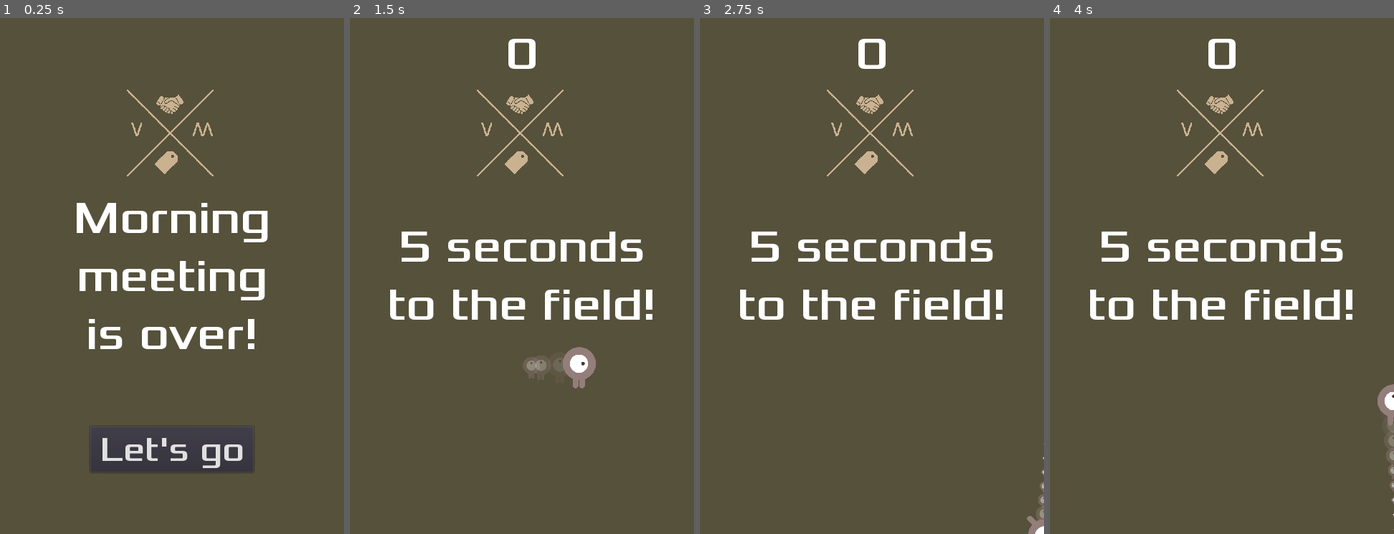
Above: before the commit, frames 1-4 (left to right).
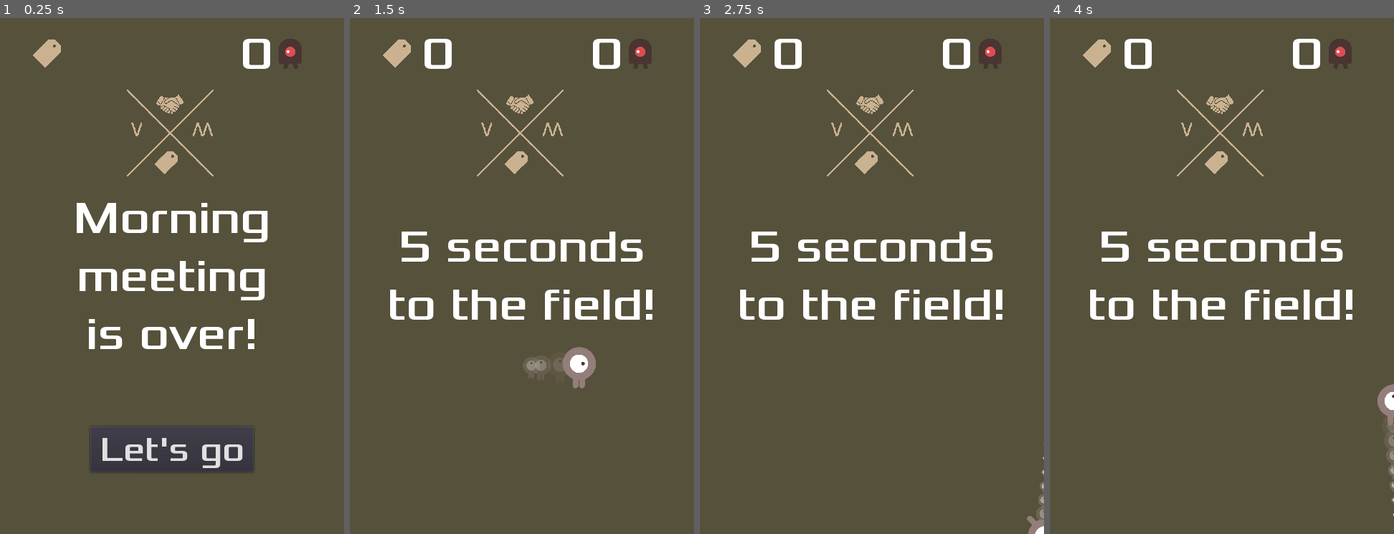
Above: after the commit, the same moments.

Repository: xbilliebobx/Dodge-The-Creeps-Public
Game: Godot game, scene res://Main.tscn
The game is run twice, just before and just after one commit, with the same random seed, the same clock (stepped at 60 frames per second) and the same inputs.
Inputs:
- Up to frame 1 (0.25 s): no input
- Up to frame 2 (1.5 s): click "Let's go" at 0.5 s; tap Enter at 1.25 s; hold Right (ui_right) from 1.28 s (still down)
- Up to frame 3 (2.75 s): release Right (ui_right) at 2.03 s; hold Down (ui_down) from 2.03 s (still down)
- Up to frame 4 (4 s): release Down (ui_down) at 2.78 s; hold Right (ui_right) 2.78-3.53 s; tap Space at 3.5 s; hold Up (ui_up) from 3.53 s (still down)

The runs differ from the first frame. In frame 1, 0.9% of the frame differs, in the area x 9-88%, y 4-10%; in frame 2, 1.4%; in frame 3, 1.4%; in frame 4, 1.4%.

Commit message:
MobScore added

Diff:
--- a/HUD.gd
+++ b/HUD.gd
@@ -23,6 +23,9 @@
 func update_score(score):
 	$ScoreLabel.text = str(score)
 
+func update_mobscore(mobscore):
+	$MobLabel.text = str(mobscore)
+
 func _on_MessageTimer_timeout():
 	$MessageLabel.hide()
 
--- a/HUD.tscn
+++ b/HUD.tscn
@@ -1,7 +1,9 @@
-[gd_scene load_steps=8 format=2]
+[gd_scene load_steps=12 format=2]
 
 [ext_resource path="res://HUD.gd" type="Script" id=1]
 [ext_resource path="res://Assest/fonts/Xolonium-Regular.ttf" type="DynamicFontData" id=2]
+[ext_resource path="res://Assest/art/enemyWalking_2.png" type="Texture" id=3]
+[ext_resource path="res://Assest/art/Tag.png" type="Texture" id=4]
 
 [sub_resource type="DynamicFontData" id=1]
 font_path = "res://Assest/fonts/Xolonium-Regular.ttf"
@@ -11,29 +13,47 @@
 outline_color = Color( 0.0862745, 0.847059, 0.709804, 1 )
 font_data = SubResource( 1 )
 
-[sub_resource type="DynamicFont" id=3]
+[sub_resource type="DynamicFontData" id=3]
+font_path = "res://Assest/fonts/Xolonium-Regular.ttf"
+
+[sub_resource type="DynamicFont" id=4]
+size = 64
+font_data = SubResource( 3 )
+
+[sub_resource type="DynamicFont" id=5]
 size = 64
 font_data = ExtResource( 2 )
 
-[sub_resource type="DynamicFontData" id=4]
+[sub_resource type="DynamicFontData" id=6]
 font_path = "res://Assest/fonts/Xolonium-Regular.ttf"
 
-[sub_resource type="DynamicFont" id=5]
+[sub_resource type="DynamicFont" id=7]
 size = 48
-font_data = SubResource( 4 )
+font_data = SubResource( 6 )
 
 [node name="HUD" type="CanvasLayer"]
 script = ExtResource( 1 )
 
 [node name="ScoreLabel" type="Label" parent="."]
-anchor_left = 0.5
-anchor_right = 0.5
-margin_left = -100.0
-margin_right = 100.0
+margin_left = 100.0
+margin_right = 300.0
 margin_bottom = 100.0
 custom_fonts/font = SubResource( 2 )
 text = "0"
-align = 1
+valign = 1
+__meta__ = {
+"_edit_use_anchors_": false
+}
+
+[node name="MobLabel" type="Label" parent="."]
+anchor_left = 1.0
+anchor_right = 1.0
+margin_left = -300.0
+margin_right = -100.0
+margin_bottom = 100.0
+custom_fonts/font = SubResource( 4 )
+text = "0"
+align = 2
 valign = 1
 __meta__ = {
 "_edit_use_anchors_": false
@@ -76,6 +96,18 @@
 [node name="MessageTimer" type="Timer" parent="."]
 wait_time = 4.0
 one_shot = true
+
+[node name="ScoreTag" type="Sprite" parent="."]
+position = Vector2( 65.5, 50.4716 )
+scale = Vector2( 0.06125, 0.0612842 )
+texture = ExtResource( 4 )
+
+[node name="ScoreMob" type="Sprite" parent="."]
+position = Vector2( 405, 50 )
+rotation = -1.5708
+scale = Vector2( 0.34262, 0.34262 )
+texture = ExtResource( 3 )
+flip_v = true
 [connection signal="pressed" from="StartButton" to="." method="show_label"]
 [connection signal="pressed" from="StartButton" to="." method="_on_StartButton_pressed"]
 [connection signal="timeout" from="MessageTimer" to="." method="_on_MessageTimer_timeout"]
--- a/Main.gd
+++ b/Main.gd
@@ -3,16 +3,19 @@
 export (PackedScene) var Mob
 export (PackedScene) var Sale
 var score
+var mobscore
 
 func _ready() -> void:
 	randomize()
 
 func new_game():
 	score = 0
+	mobscore = 0
 	$Player.start($StartPosition.position)
 	$StartTimer.start()
 	$HUD.show_message("5 seconds\nto the field!")
 	$HUD.update_score(score)
+	$HUD.update_mobscore(mobscore)
 	$ThemeSong.play()
 
 func game_over() -> void:
@@ -46,6 +49,8 @@
 	direction += rand_range(PI/4, PI*3/4)
 	mob.rotation = direction
 	mob.set_linear_velocity(Vector2(rand_range(mob.MIN_SPEED, mob.MAX_SPEED),0).rotated(direction))
+	mobscore += 1
+	$HUD.update_mobscore(mobscore)
 
 func _on_SaleTimer_timeout() -> void:
 	$MobPath/MobSpawnLocation.set_offset(randi())
--- a/Main.tscn
+++ b/Main.tscn
@@ -39,7 +39,7 @@
 wait_time = 0.75
 
 [node name="SaleTimer" type="Timer" parent="."]
-wait_time = 2.0
+wait_time = 3.0
 
 [node name="ScoreTimer" type="Timer" parent="."]
 
--- a/Mob.tscn
+++ b/Mob.tscn
@@ -10,15 +10,15 @@
 
 [sub_resource type="SpriteFrames" id=1]
 animations = [ {
+"frames": [ ExtResource( 5 ), ExtResource( 6 ) ],
+"loop": true,
+"name": "walk",
+"speed": 4.99
+}, {
 "frames": [ ExtResource( 2 ), ExtResource( 1 ) ],
 "loop": true,
 "name": "fly",
 "speed": 5.0
-}, {
-"frames": [ ExtResource( 5 ), ExtResource( 6 ) ],
-"loop": true,
-"name": "walk",
-"speed": 4.99
 }, {
 "frames": [ ExtResource( 3 ), ExtResource( 4 ) ],
 "loop": true,
--- a/project.godot
+++ b/project.godot
@@ -15,7 +15,7 @@
 
 [application]
 
-config/name="Dodge The Creeps"
+config/name="5 seconds to the field!"
 run/main_scene="res://Main.tscn"
 config/icon="res://icon.png"
 
Not shown: 2 places in HUD.tscn that only renumber resources
